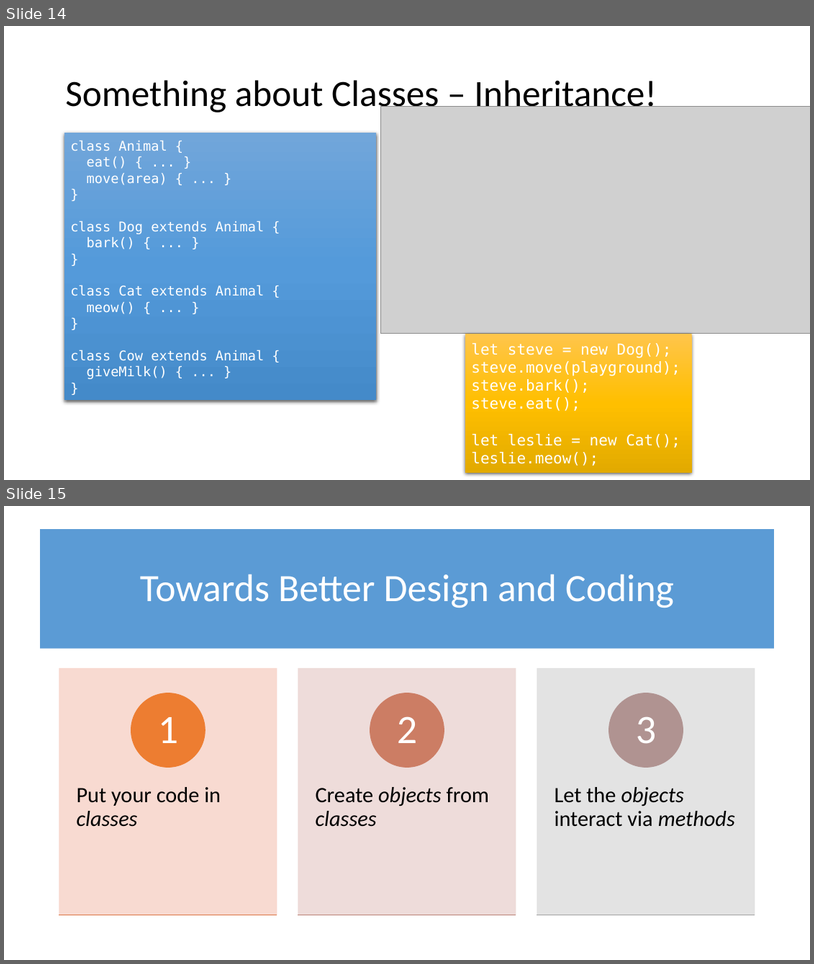
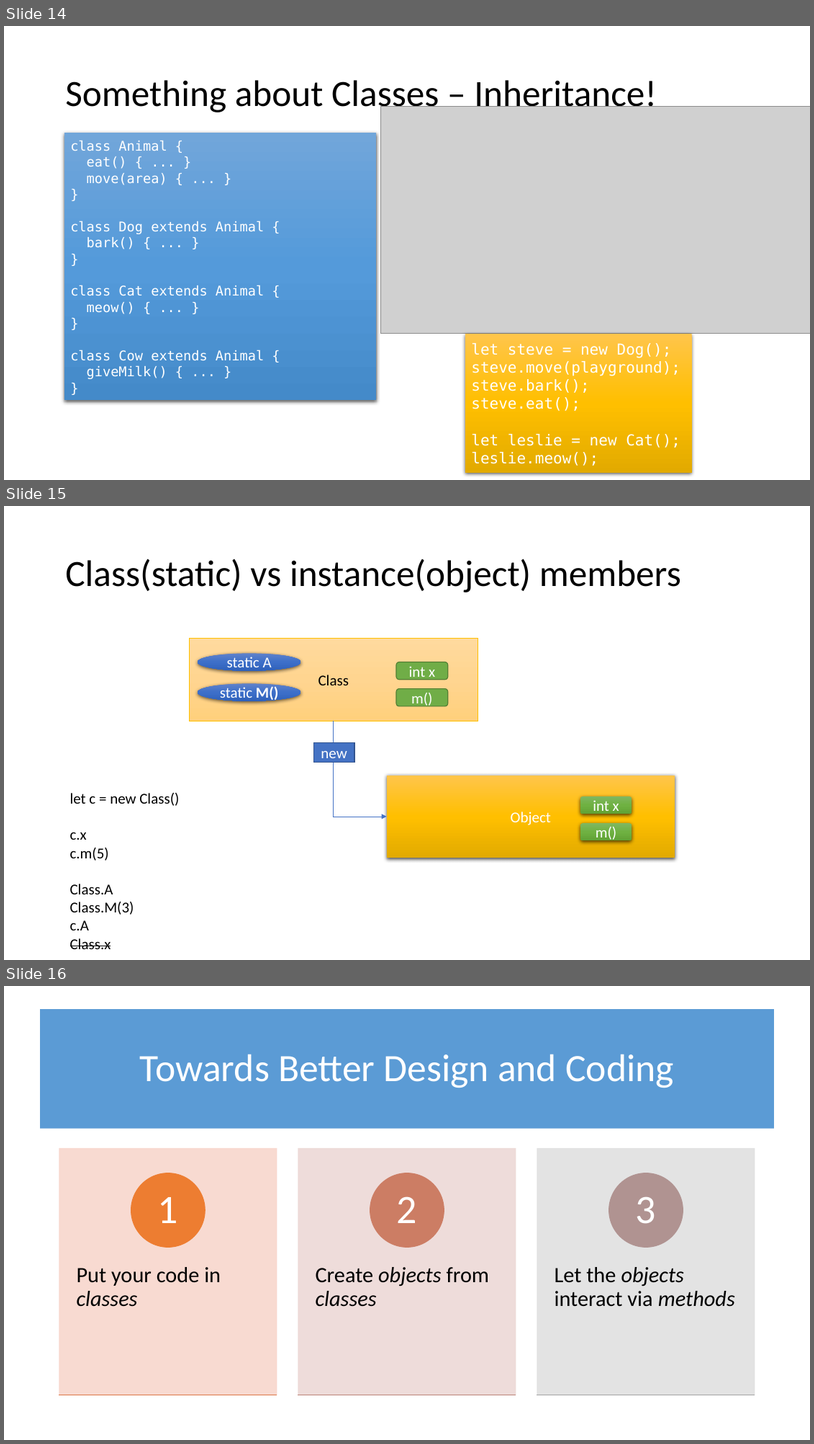
Before and after one commit to brianwhu/fun-in-js, a slide deck: documents/DataStructures.pptx. Shown one above the other, each under a label of ours: slides 14 and 15 before the commit, slides 14, 15 and 16 after it. The pictures are 814x964 and 814x1444 pixels, drawn with LibreOffice and Linux fonts; fonts in the diff are those of the drawing; grey boxes stand for pictures. Boxes give left, top, right and bottom in pixels: in the first picture for what was removed or moved away, otherwise in the second. Text is boxed around its words. In the diff, an @@ line names an element or a change of style, - is before the commit and + after.

```diff
--- a/documents/DataStructures.pptx
+++ b/documents/DataStructures.pptx
@@ slide 15 added at <box>4,506,810,960</box>, background #FFFFFF @@
@@ title added at <box>65,559,682,592</box>, 44 pt, text #000000 @@
+Class(static) vs instance(object) members
@@ rectangle added at <box>190,638,478,721</box>, fill gradient #FFDB9E to #FFD590 to #FFD07C, outline #FFC000 0.5 pt, 18 pt, text #000000 @@
+Class
@@ ellipse added at <box>198,653,301,671</box>, fill gradient #6183CB to #3E70CA to #3062BB, 18 pt, text #FFFFFF @@
+static A
@@ rounded rectangle added at <box>396,662,448,680</box>, fill #70AD47, outline #538035 1 pt, 18 pt, text #FFFFFF @@
+int x
@@ ellipse added at <box>198,683,301,701</box>, fill gradient #6183CB to #3E70CA to #3062BB, 18 pt, text #FFFFFF @@
+static M()
@@ rounded rectangle added at <box>396,689,448,706</box>, fill #70AD47, outline #538035 1 pt, 18 pt, text #FFFFFF @@
+m()
@@ elbow arrow added from (334, 721) to (387, 816), #4472C4 0.5 pt @@
@@ rectangle added at <box>314,743,355,762</box>, fill #4472C4, outline #325491 1 pt, 18 pt, text #FFFFFF @@
+new
@@ rectangle added at <box>387,775,676,858</box>, fill gradient #FFC64B to #FFC000 to #E3AB00, 18 pt, text #FFFFFF @@
+Object
@@ text added at <box>70,793,179,949</box>, 18 pt, text #000000 @@
+let c = new Class()
+c.x
+c.m(5)
+Class.A
+Class.M(3)
+c.A
+Class.x
@@ rounded rectangle added at <box>581,796,632,814</box>, fill gradient #81B861 to #6FB242 to #62A336, 18 pt, text #FFFFFF @@
+int x
@@ rounded rectangle added at <box>581,823,632,841</box>, fill gradient #81B861 to #6FB242 to #62A336, 18 pt, text #FFFFFF @@
+m()
@@ what was slide 15 is now slide 16 @@
```
Also in this commit, not shown: 1 other file.
